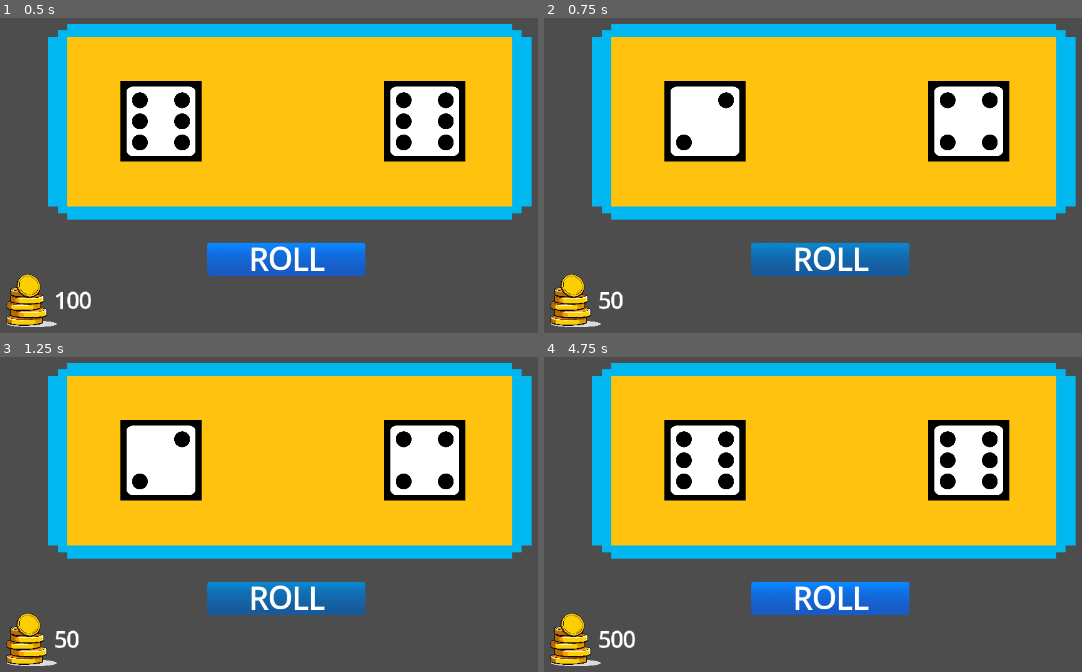
Above: before the commit, frames 1-4 (two rows, left to right).
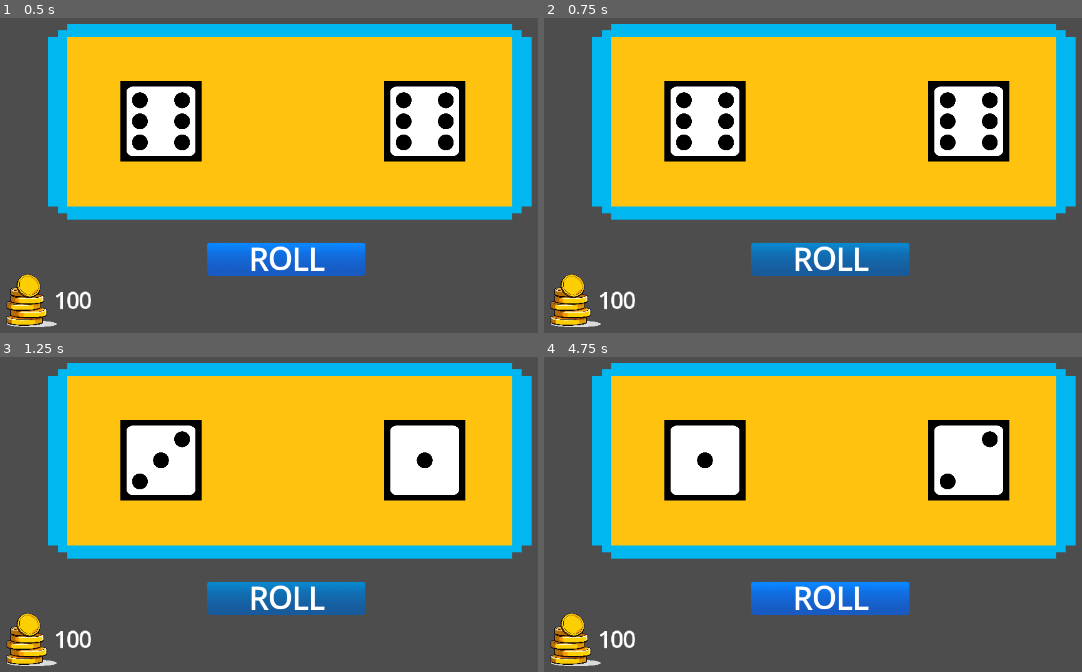
Above: after the commit, the same moments.

Repository: revvmp/Brackeys-Game-Jam-2025.2
Game: Godot game, scene res://mini_games/snake_eyes/DiceGame.tscn
Same seed, same stepped clock (60 frames per second), same inputs: the game is played once before the commit and once after it. This scene is started directly instead of the project's main scene.
Inputs (mouse positions are in pixels of both pictures, inside the frame that each line leads up to):
- Up to frame 1 (0.5 s): no input
- Up to frame 2 (0.75 s): tap Enter at 0.5 s; move the mouse to (829, 257) at 0.52 s; click (829, 257) at 0.6 s
- Up to frame 3 (1.25 s): no input
- Up to frame 4 (4.75 s): move the mouse to (683, 523) at 1.27 s; click (683, 523) at 1.35 s; move the mouse to (925, 404) at 2.02 s; click (925, 404) at 2.1 s; move the mouse to (807, 593) at 2.77 s; click (807, 593) at 2.85 s; move the mouse to (outside the picture) at 3.52 s; click (outside the picture) at 3.6 s; move the mouse to (603, 435) at 4.27 s; click (603, 435) at 4.35 s

Frame 1 is identical in both runs. In frame 2, 0.9% of the frame differs, in the area x 10-85%, y 23-93%; in frame 3, 0.9%; in frame 4, 1.4%.

Commit message:
FEAT: add timer to dice roll

Diff:
--- a/mini_games/snake_eyes/dice.gd
+++ b/mini_games/snake_eyes/dice.gd
@@ -2,6 +2,11 @@
 
 var num1 = 1
 var num2 = 1
+var animation_num1 = 1
+var animation_num2 = 1
+var time = 0.1
+
+
 signal snake_eyes
 signal dice_game_lost
 
@@ -9,10 +14,23 @@
 @onready var dice2 = $Dice2
 
 func roll():
+	for i in range (25):
+		await get_tree().create_timer(time).timeout
+		animation_num1 = randi_range(1, 6)
+		animation_num2 = randi_range(1, 6)
+		dice1.play(str(animation_num1))
+		dice2.play(str(animation_num2))
+		if i > 20:
+			time += 0.5
+		else:
+			time += 0.01
+
 	num1 = randi_range(1, 6)
 	num2 = randi_range(1, 6)
 	dice1.play(str(num1))
 	dice2.play(str(num2))
+	time = 0.1
+	print("roll complete")
 	if num1 == num2:
 		emit_signal("snake_eyes")
 	else:
